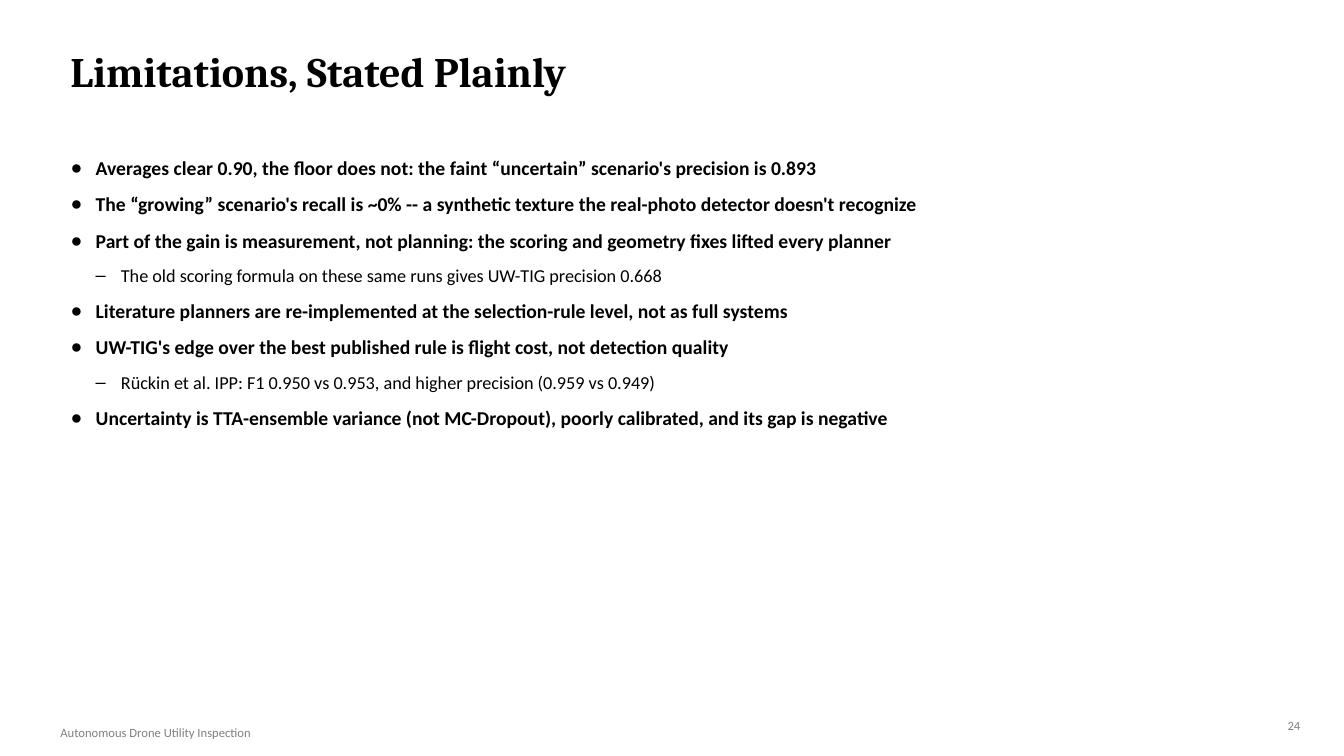
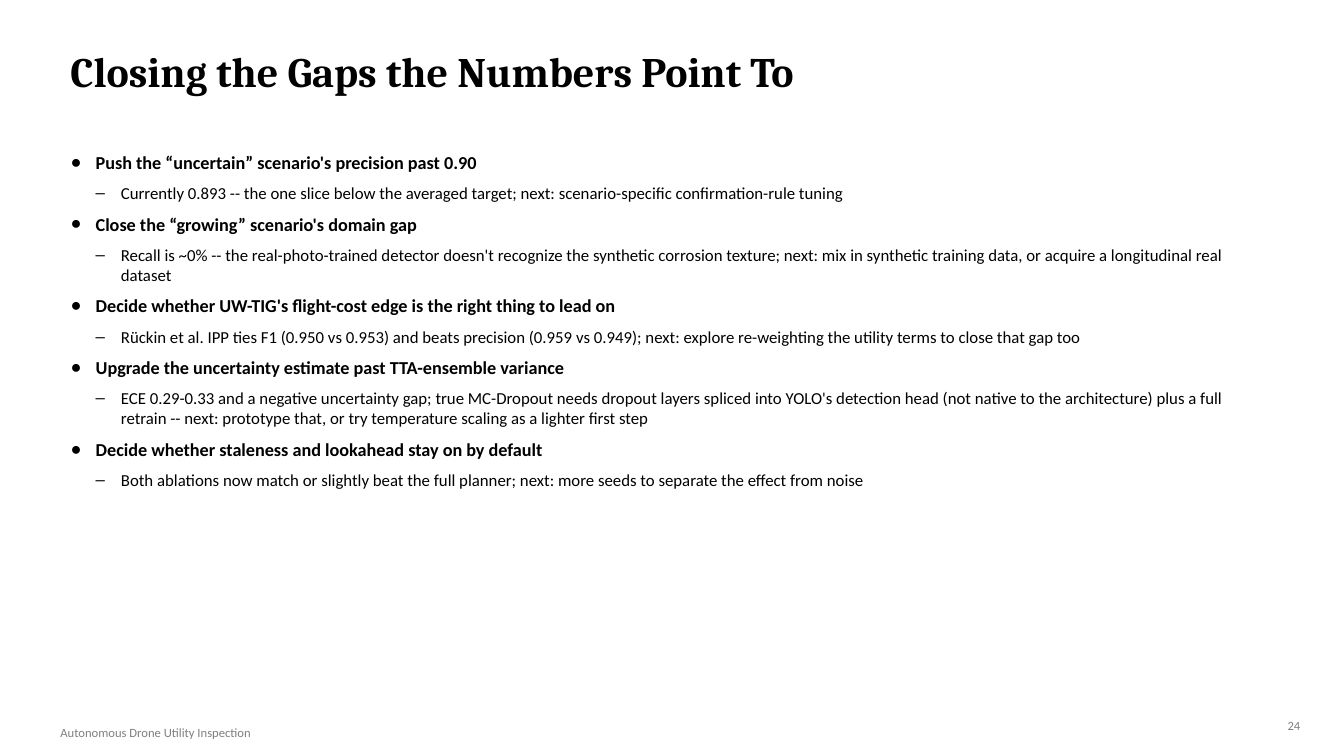
Before and after one commit to DrNeel11/project_work_1, a slide deck: slide 24 of drone-sim-today/Autonomous_Drone_Inspection_Progress.pptx. Drawn at 1344x756 pixels with LibreOffice and Linux fonts; fonts in the diff are those of the drawing. Boxes give left, top, right and bottom in pixels: in the first picture for what was removed or moved away, otherwise in the second. Text is boxed around its words. In the diff, an @@ line names an element or a change of style, - is before the commit and + after.

```diff
--- a/drone-sim-today/Autonomous_Drone_Inspection_Progress.pptx
+++ b/drone-sim-today/Autonomous_Drone_Inspection_Progress.pptx
@@ title at (70, 57, 793, 97): text changed @@
-Limitations, Stated Plainly
+Closing the Gaps the Numbers Point To
@@ text at (96, 155, 1222, 489): text changed; size 14 to 12 pt; bold off @@
-● Averages clear 0.90, the floor does not: the faint “uncertain” scenario's precision is 0.893
-● The “growing” scenario's recall is ~0% -- a synthetic texture the real-photo detector doesn't recognize
-● Part of the gain is measurement, not planning: the scoring and geometry fixes lifted every planner
-  – The old scoring formula on these same runs gives UW-TIG precision 0.668
-● Literature planners are re-implemented at the selection-rule level, not as full systems
-● UW-TIG's edge over the best published rule is flight cost, not detection quality
-  – Rückin et al. IPP: F1 0.950 vs 0.953, and higher precision (0.959 vs 0.949)
-● Uncertainty is TTA-ensemble variance (not MC-Dropout), poorly calibrated, and its gap is negative
+● Push the “uncertain” scenario's precision past 0.90
+  – Currently 0.893 -- the one slice below the averaged target; next: scenario-specific confirmation-rule tuning
+● Close the “growing” scenario's domain gap
+  – Recall is ~0% -- the real-photo-trained detector doesn't recognize the synthetic corrosion texture; next: mix in synthetic training data, or acquire a longitudinal real dataset
+● Decide whether UW-TIG's flight-cost edge is the right thing to lead on
+  – Rückin et al. IPP ties F1 (0.950 vs 0.953) and beats precision (0.959 vs 0.949); next: explore re-weighting the utility terms to close that gap too
+● Upgrade the uncertainty estimate past TTA-ensemble variance
+  – ECE 0.29-0.33 and a negative uncertainty gap; true MC-Dropout needs dropout layers spliced into YOLO's detection head (not native to the architecture) plus a full retrain -- next: prototype that, or try temperature scaling as a lighter first step
+● Decide whether staleness and lookahead stay on by default
+  – Both ablations now match or slightly beat the full planner; next: more seeds to separate the effect from noise
```
Also in this commit, not shown: 3 other slides changed, 3 other files.
